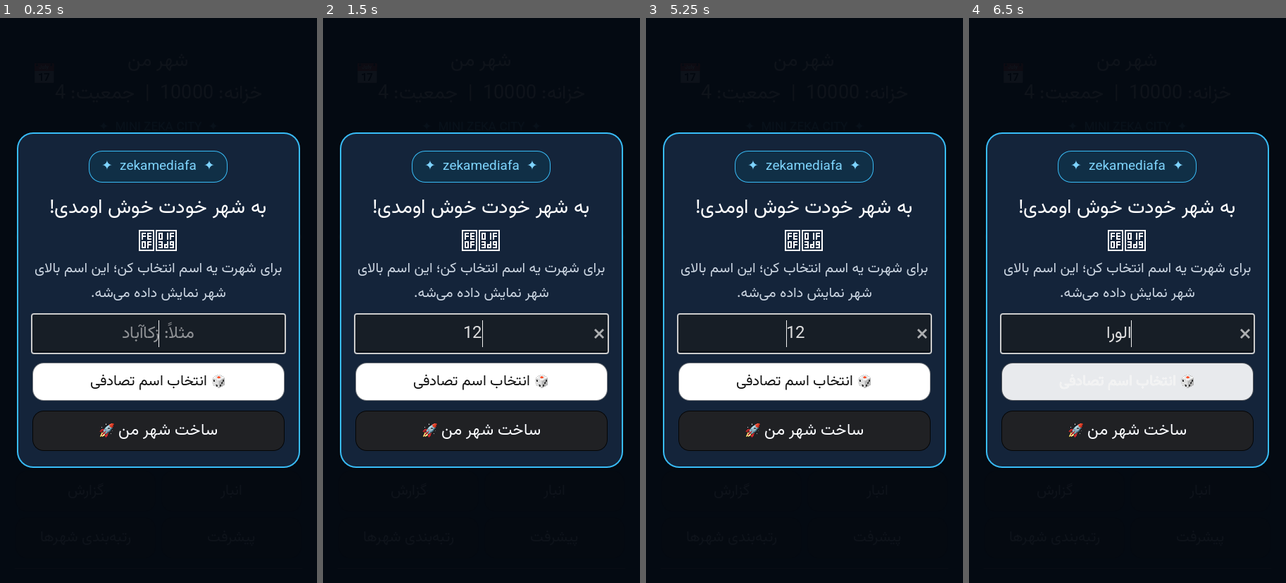
Above: before the commit, frames 1-4 (left to right).
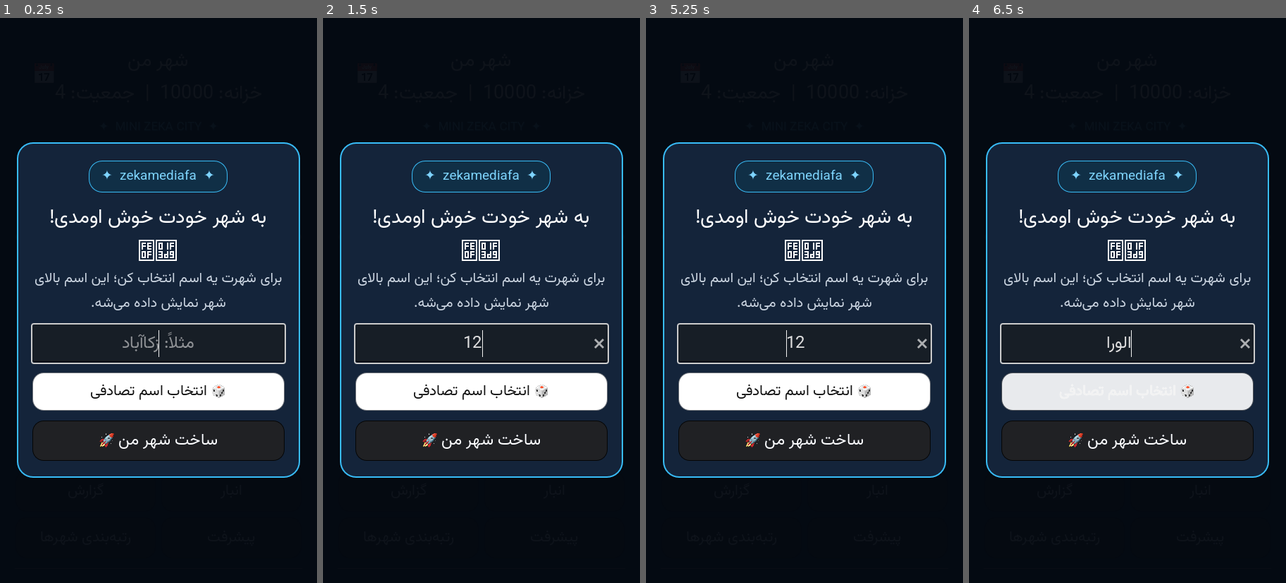
Above: after the commit, the same moments.

Repository: zekainstabot/mini-zeka-city
Game: Godot game, scene res://Main.tscn
Same seed, same stepped clock (60 frames per second), same inputs: the game is played once before the commit and once after it.
Inputs (mouse positions are in pixels of both pictures, inside the frame that each line leads up to):
- Up to frame 1 (0.25 s): no input
- Up to frame 2 (1.5 s): click (481, 334) at 0.52 s; type "12" at 0.6 s; click "☰" at 1.25 s
- Up to frame 3 (5.25 s): click "؟" at 2 s; click "شهر من" at 2.75 s; click "ساختمان" at 3.5 s; click "شهروندان" at 4.25 s; click "بانک" at 5 s
- Up to frame 4 (6.5 s): click "شهرداری 🔒" at 5.75 s

The runs differ from the first frame. In frame 1, 13% of the frame differs, in the area x 5-95%, y 20-82%; in frame 2, 13%; in frame 3, 13%; in frame 4, 12%.

Commit message:
Move city name dialog slightly lower

Diff:
--- a/scripts/Main.gd
+++ b/scripts/Main.gd
@@ -386,8 +386,9 @@
 	center.set_anchors_and_offsets_preset(Control.PRESET_FULL_RECT)
 	center.offset_left = 24
 	center.offset_right = -24
-	center.offset_top = 24
-	center.offset_bottom = -24
+	# Shift the card 14 px downward so its title does not sit beneath the camera cutout.
+	center.offset_top = 38
+	center.offset_bottom = -10
 	layer.add_child(center)
 
 	var card = PanelContainer.new()
@@ -537,8 +538,9 @@
 	# Move the complete name-entry card upward while the Android keyboard is open.
 	# The capped offset keeps the title and action buttons visible on short screens.
 	var upward_shift = minf(float(keyboard_height) * 0.35, 140.0) if keyboard_height > 0 else 0.0
-	city_name_center_container.offset_top = 24.0 - upward_shift
-	city_name_center_container.offset_bottom = -24.0 - upward_shift
+	# Keep the city-name card slightly lower to clear the phone camera/notch area.
+	city_name_center_container.offset_top = 38.0 - upward_shift
+	city_name_center_container.offset_bottom = -10.0 - upward_shift
 
 
 func _open_city_name_setup(first_time = false):
